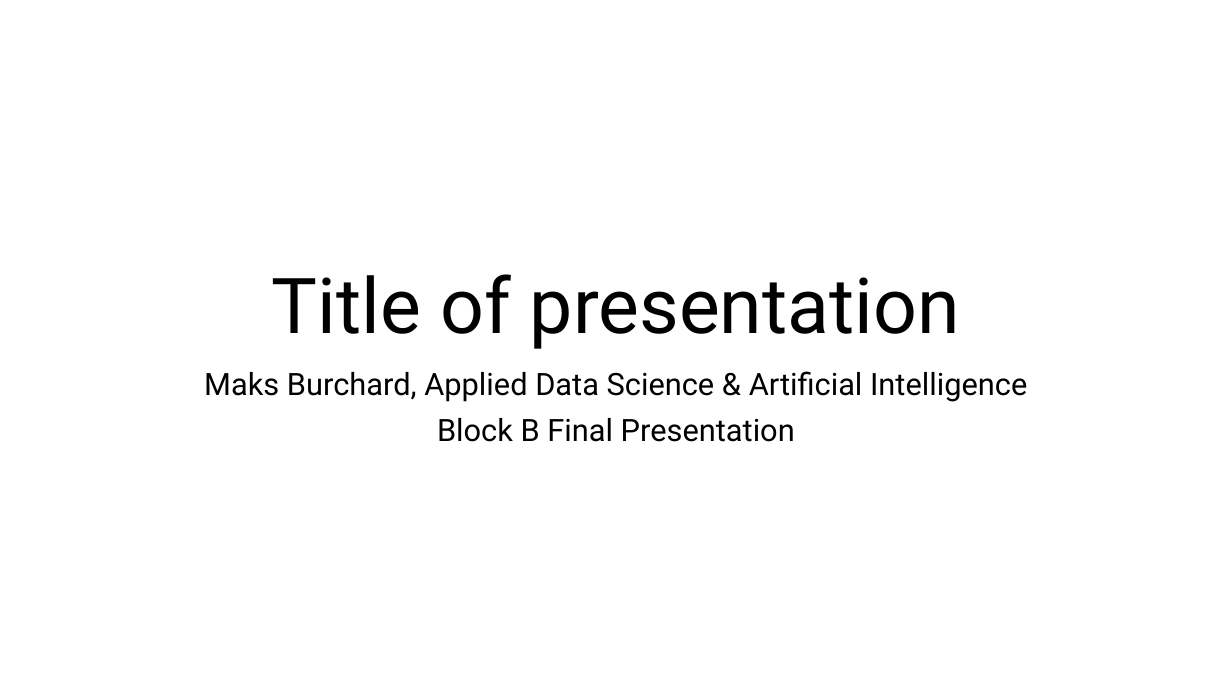
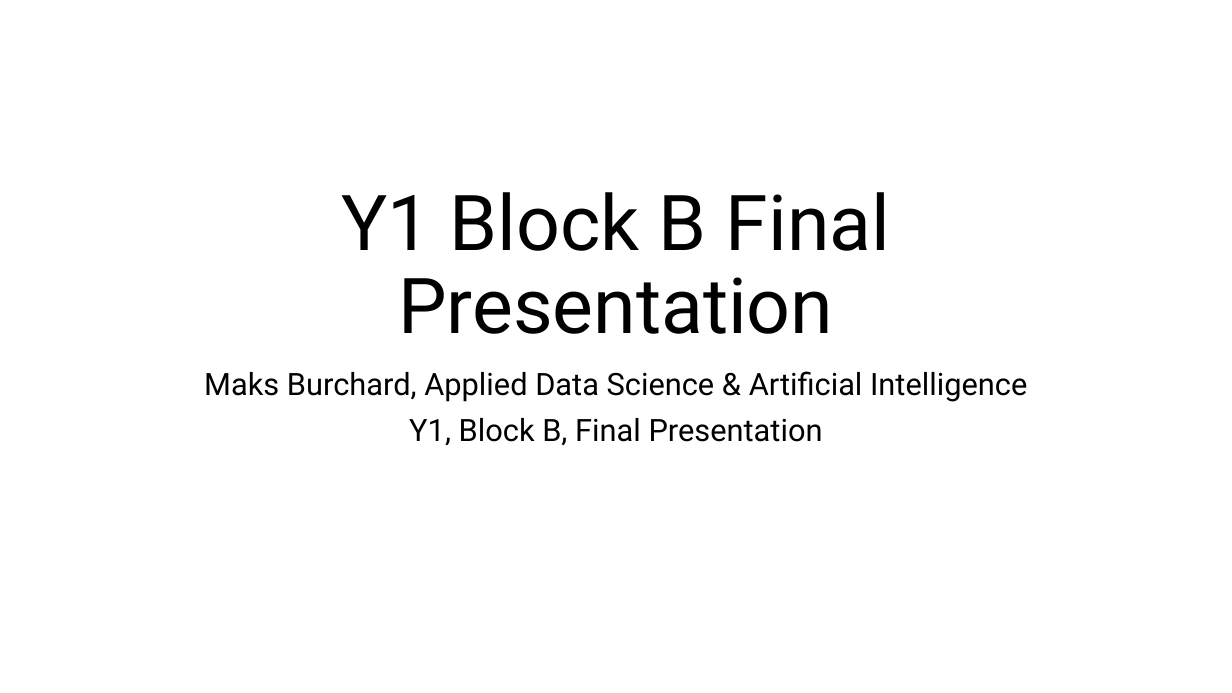
Before and after one commit to MaksBurchard240894/HFG7, a slide deck: slide 1 of Block B/Final Presentation.pptx. Drawn at 1232x693 pixels with LibreOffice and Linux fonts; fonts in the diff are those of the drawing. Boxes give left, top, right and bottom in pixels: in the first picture for what was removed or moved away, otherwise in the second. Text is boxed around its words. In the diff, an @@ line names an element or a change of style, - is before the commit and + after.

```diff
--- a/Block B/Final Presentation.pptx
+++ b/Block B/Final Presentation.pptx
@@ title at [341,192,890,334]: text changed @@
-Title of presentation
+Y1 Block B Final Presentation
@@ subtitle at [409,418,823,445]: text changed @@
-Block B Final Presentation
+Y1, Block B, Final Presentation
```
Also in this commit, not shown: 3 other slides changed, 4 slides added, 5 slides removed, 5 other files.
